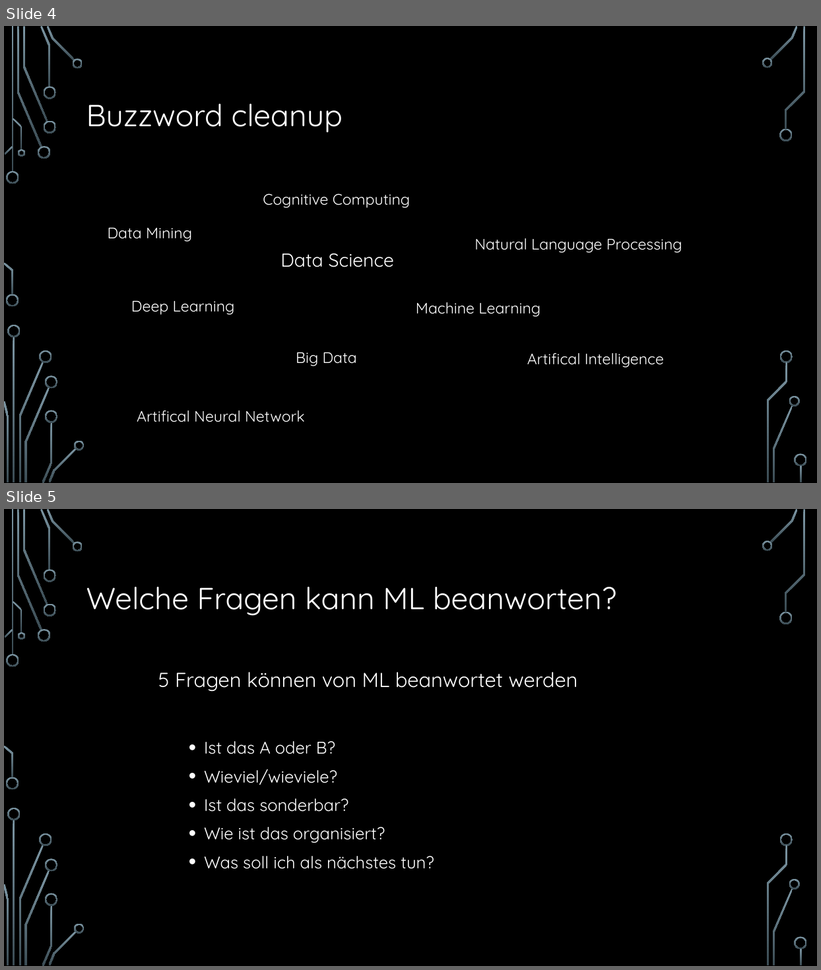
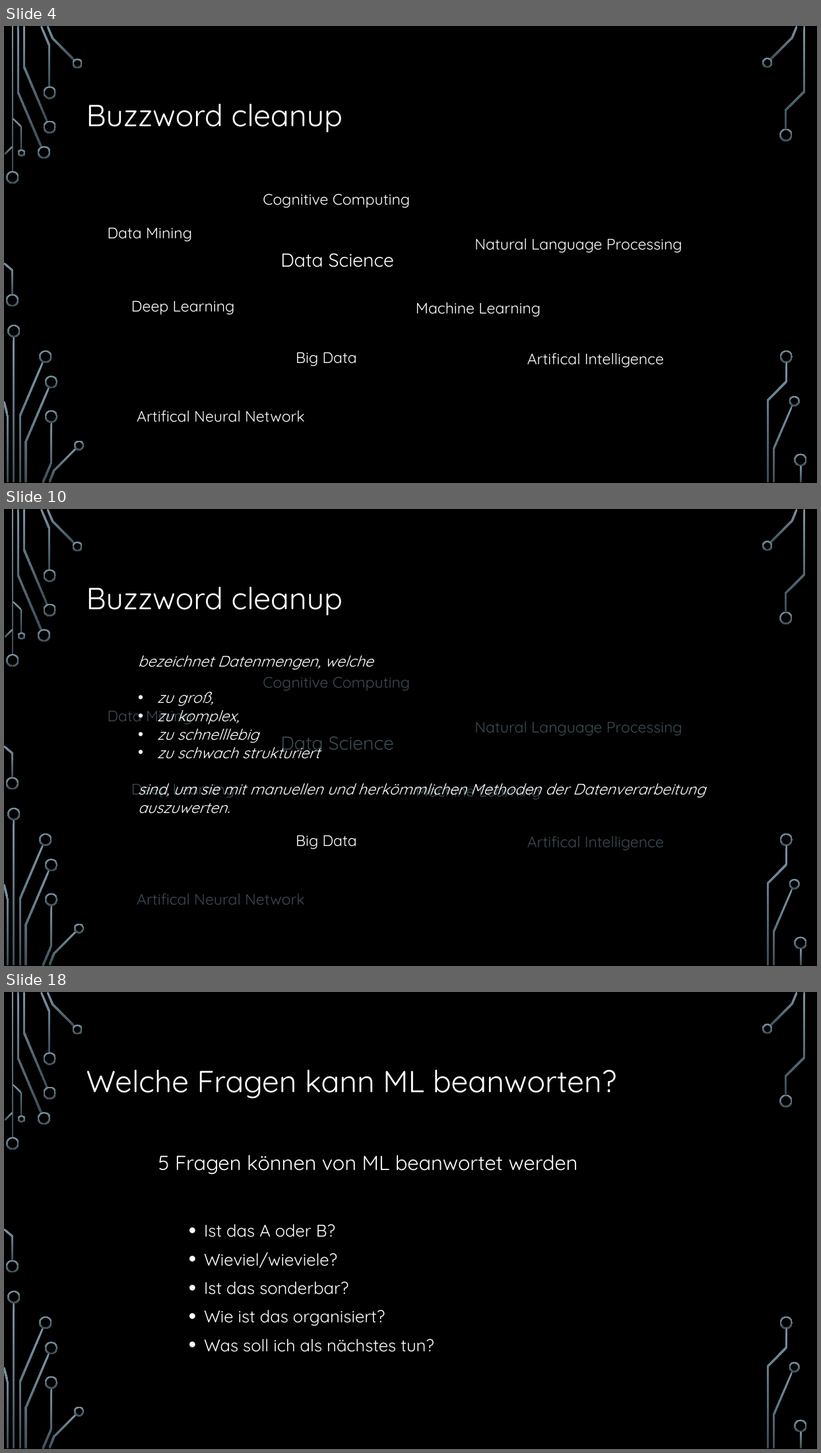
Before and after one commit to hacpro/introduction-machine-learning, a slide deck: presentation.pptx. Shown one above the other, each under a label of ours: slides 4 and 5 before the commit, slides 4, 10 and 18 after it; the slides between them are not shown. The pictures are 821x970 and 821x1453 pixels, drawn with LibreOffice and Linux fonts; fonts in the diff are those of the drawing; background and template pictures are left out. Boxes give left, top, right and bottom in pixels: in the first picture for what was removed or moved away, otherwise in the second. Text is boxed around its words. In the diff, an @@ line names an element or a change of style, - is before the commit and + after.

Commit message:
Added buzzword cleanup.

```diff
--- a/presentation.pptx
+++ b/presentation.pptx
@@ slide 10 added at box(4, 509, 817, 966), background picture (left out); not listed: 36 template elements that a slide beside it also shows @@
@@ title added at box(86, 587, 343, 615), 36 pt, text #FFFFFF @@
+Buzzword cleanup
@@ text added at box(138, 656, 706, 814), 18 pt, text #FFFFFF, italic @@
+bezeichnet Datenmengen, welche
+• zu groß,
+• zu komplex,
+• zu schnelllebig
+• zu schwach strukturiert
+sind, um sie mit manuellen und herkömmlichen Methoden der Datenverarbeitung
+auszuwerten.
@@ text added at box(263, 677, 410, 691), 18 pt, text #3B4C54 @@
+Cognitive Computing
@@ text added at box(108, 706, 192, 725), 18 pt, text #3B4C54 @@
+Data Mining
@@ text added at box(475, 722, 682, 736), 18 pt, text #3B4C54 @@
+Natural Language Processing
@@ text added at box(281, 737, 394, 755), 22.2 pt, text #3B4C54 @@
+Data Science
@@ text added at box(131, 784, 168, 797), 18 pt, text #3B4C54 @@
+Deep Learning
@@ text added at box(416, 784, 541, 800), 18 pt, text #3B4C54 @@
+Machine Learning
@@ text added at box(296, 836, 357, 850), 18 pt, text #FFFFFF @@
+Big Data
@@ text added at box(527, 836, 664, 851), 18 pt, text #3B4C54 @@
+Artifical Intelligence
@@ text added at box(137, 894, 305, 905), 18 pt, text #3B4C54 @@
+Artifical Neural Network
@@ what was slide 5 is now slide 18 @@
```
Also in this commit, not shown: 12 other slides added.
